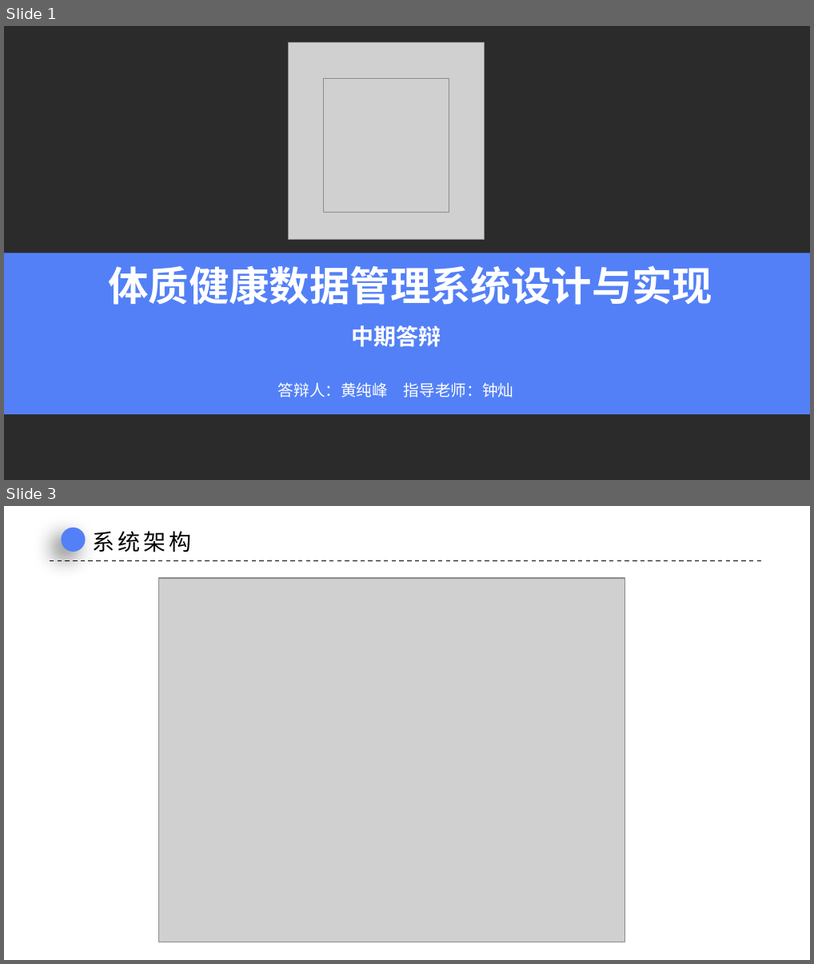
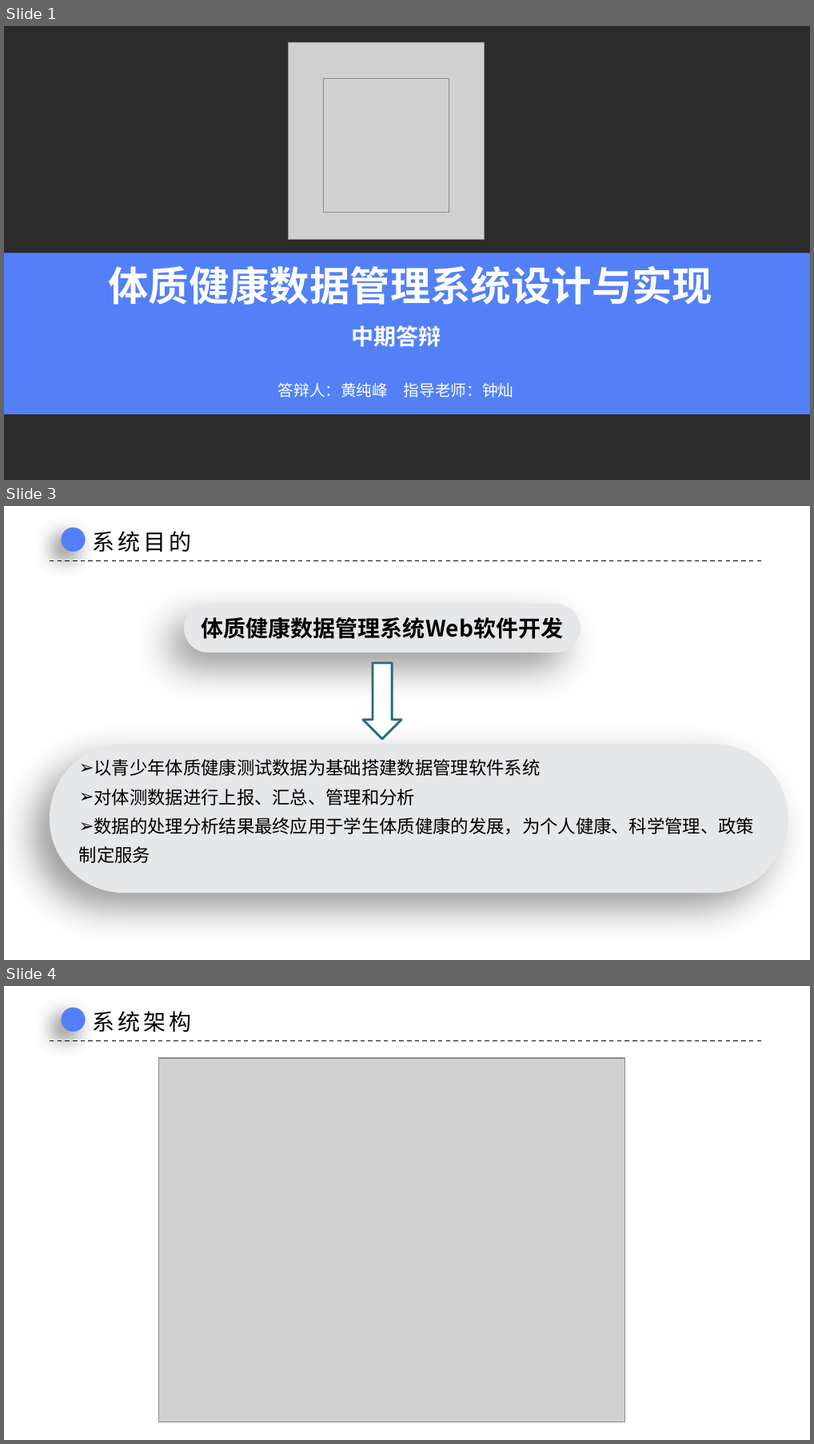
Before and after one commit to rufeng-h/healthman, a slide deck: docs/中期答辩.pptx. Shown one above the other, each under a label of ours: slides 1 and 3 before the commit, slides 1, 3 and 4 after it; the slides between them are not shown. The pictures are 814x964 and 814x1444 pixels, drawn with LibreOffice and Linux fonts; fonts in the diff are those of the drawing; grey boxes stand for pictures; background and template pictures are left out; a plain dark background stands for a picture behind light text. Boxes give left, top, right and bottom in pixels: in the first picture for what was removed or moved away, otherwise in the second. Text is boxed around its words. In the diff, an @@ line names an element or a change of style, - is before the commit and + after.

```diff
--- a/docs/中期答辩.pptx
+++ b/docs/中期答辩.pptx
@@ slide 3 added at bbox=[4, 506, 810, 960], background picture (left out) @@
@@ ellipse added at bbox=[62, 527, 86, 551], fill #5380F7 @@
@@ text added at bbox=[92, 531, 192, 552], 20 pt, text #000000 @@
+系统目的
@@ line added from (49, 561) to (766, 561), #000000 1 pt dashed @@
@@ rounded rectangle added at bbox=[184, 604, 581, 652], fill #E6E7E9, 20 pt, text #000000, bold @@
+体质健康数据管理系统Web软件开发
@@ down arrow added at bbox=[363, 663, 402, 738], fill #FFFFFF, outline #296B7C 2 pt @@
@@ rounded rectangle added at bbox=[49, 744, 789, 892], fill #E6E7E9, 16 pt, text #000000 @@
+➢ 以青少年体质健康测试数据为基础搭建数据管理软件系统
+➢ 对体测数据进行上报、汇总、管理和分析
+➢ 数据的处理分析结果最终应用于学生体质健康的发展，为个人健康、科学管理、政策制定服务
@@ what was slide 3 is now slide 4 @@
```
Also in this commit, not shown: 3 slides changed, 7 other slides added, 3 slides removed, 15 other files.
